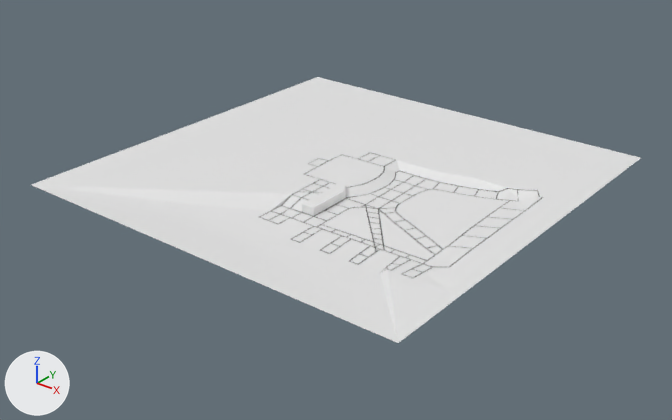
Before and after pictures for a commit that changed the Blender file Assets/3D_Models/Village.blend.
Rendered twice from a camera (50 mm lens) standing at (18.23, -23.34, 13.02) and looking at (0.09, -0.66, -1.04). The axes (+X, +Y, +Z) are drawn at lower left. The lights are the same throughout.
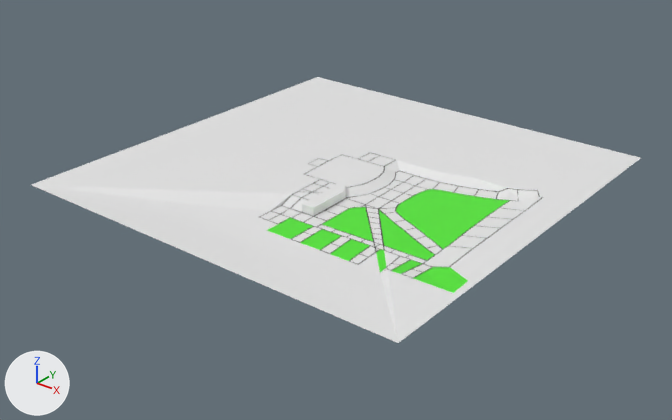
Scene script edits in JSON lines:
```json
{"op": "add", "block": "mat_material_003", "code": ["mat_material_003 = principled_material('Material.003')", "mat_material_003.base_color = (0.0867, 0.8, 0.0306)  # green #53e731"]}
{"block": "me_plane_002", "where": "me_plane_002.from_pydata(...)  # 1246 vertices, 1169 faces; spans x -1.0..1.0, y -1.0..1.0, z 0.0..0.04"}
{"block": "me_plane_002", "where": "# used by ob_plane; location = (0.0, 0.0, 0.0); scale = (7.51, 7.51, 7.51)"}
{"block": "me_plane_002", "change": "me_plane_002 part 1: 8 of the faces centred in x 0.14..0.87, y -0.55..-0.33, z 0.0..0.02 switch from mat_material_001 (white #e7e7e7) to mat_material_003 (green #53e731)"}
{"block": "me_plane_002", "change": "me_plane_002 part 2: 1 of the faces centred in x 0.56, y -0.06, z 0.0 switch from mat_material_001 (white #e7e7e7) to mat_material_003 (green #53e731)"}
```

Where the change shows, as pixel boxes [x1, y1, x2, y2] in the pictures (672 x 420 px):
```json
{"part": 1, "of": "me_plane_002", "change": "recoloured", "before": [267, 207, 468, 293], "after": [267, 207, 468, 293], "on screen": "white to green"}
{"part": 2, "of": "me_plane_002", "change": "recoloured", "before": [396, 189, 509, 249], "after": [396, 189, 509, 249], "on screen": "white to green"}
```
